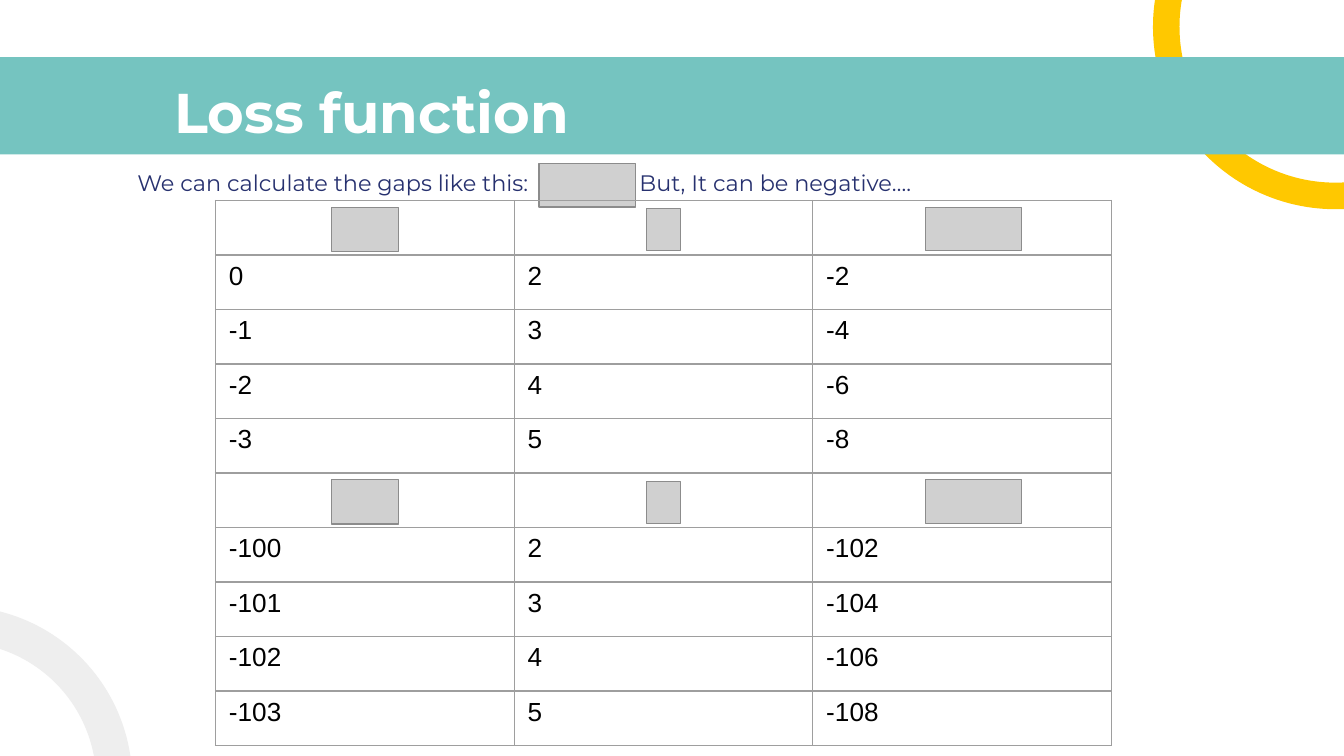
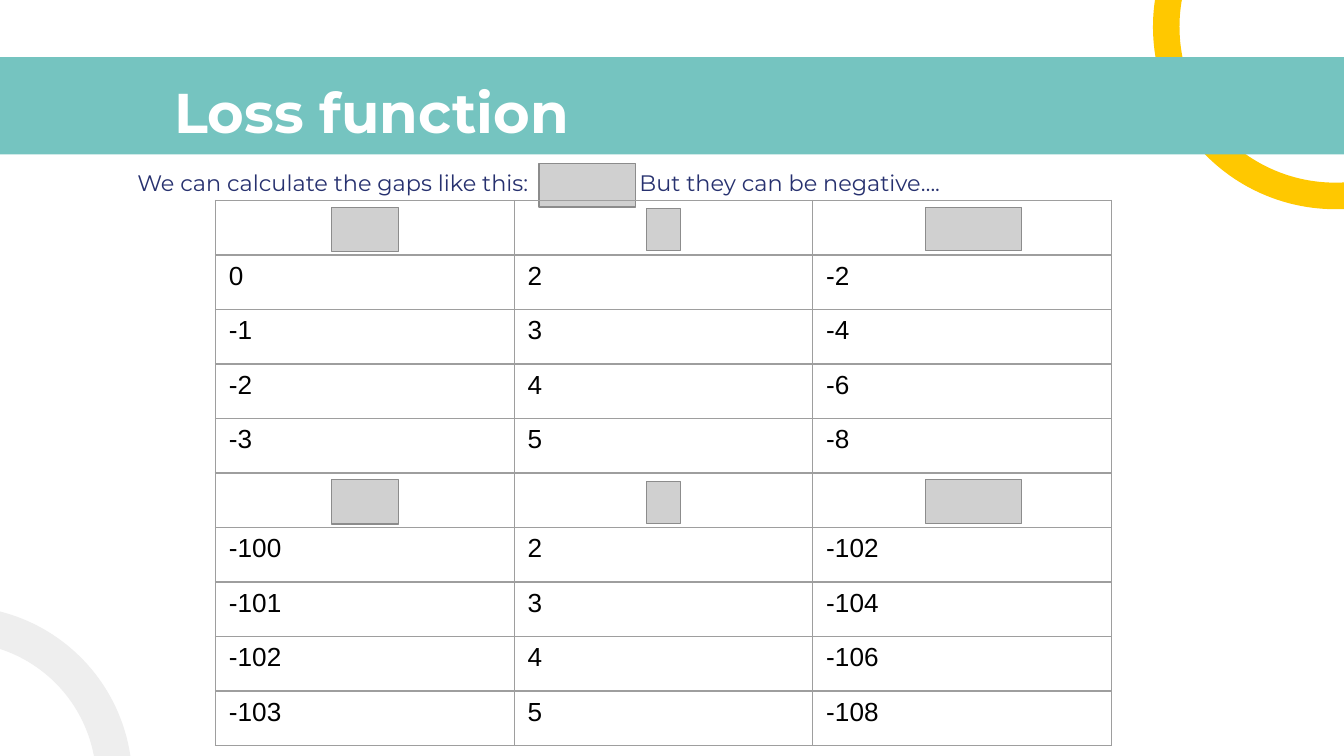
Before and after one commit to gurwoghd/2023_WFK_ICT-Laos-, a slide deck: slide 7 of LectureNotes/ch4_Linear_Regression(LR).pptx. Drawn at 1344x756 pixels with LibreOffice and Linux fonts; fonts in the diff are those of the drawing; grey boxes stand for pictures. Boxes give left, top, right and bottom in pixels: in the first picture for what was removed or moved away, otherwise in the second. Text is boxed around its words. In the diff, an @@ line names an element or a change of style, - is before the commit and + after.

```diff
--- a/LectureNotes/ch4_Linear_Regression(LR).pptx
+++ b/LectureNotes/ch4_Linear_Regression(LR).pptx
@@ subtitle at (137,174,940,196): text changed @@
-We can calculate the gaps like this: But, It can be negative….
+We can calculate the gaps like this: But they can be negative….
```
Also in this commit, not shown: 7 other slides changed, 6 slides added, 3 slides removed, 1 other file.
